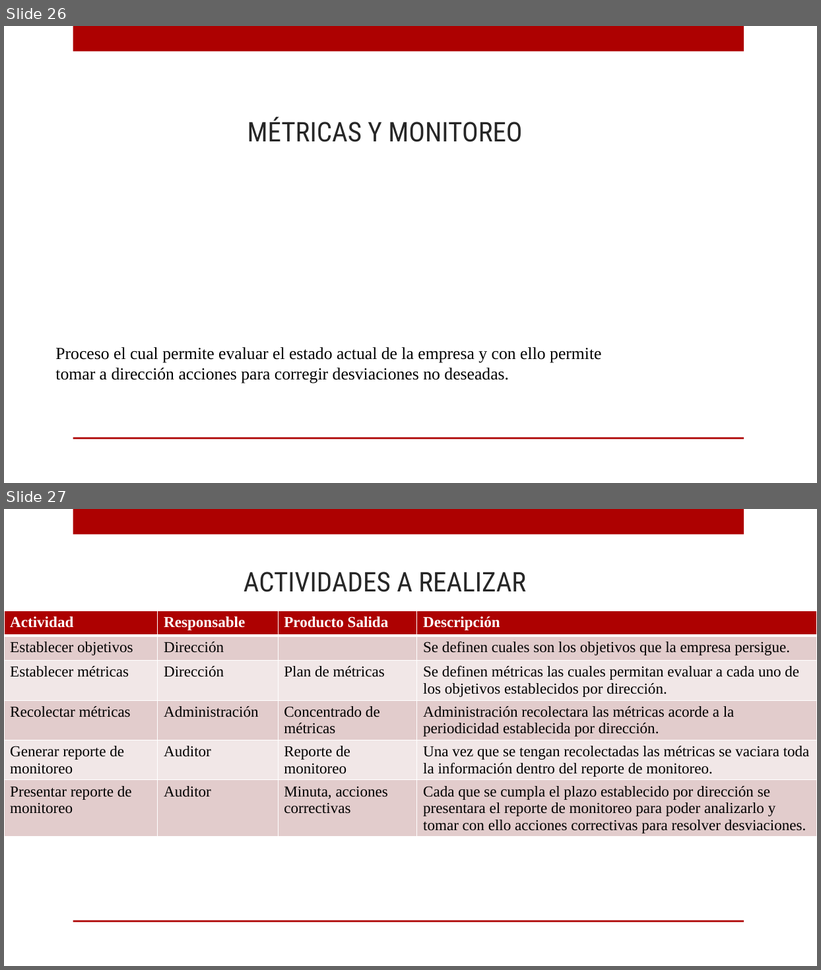
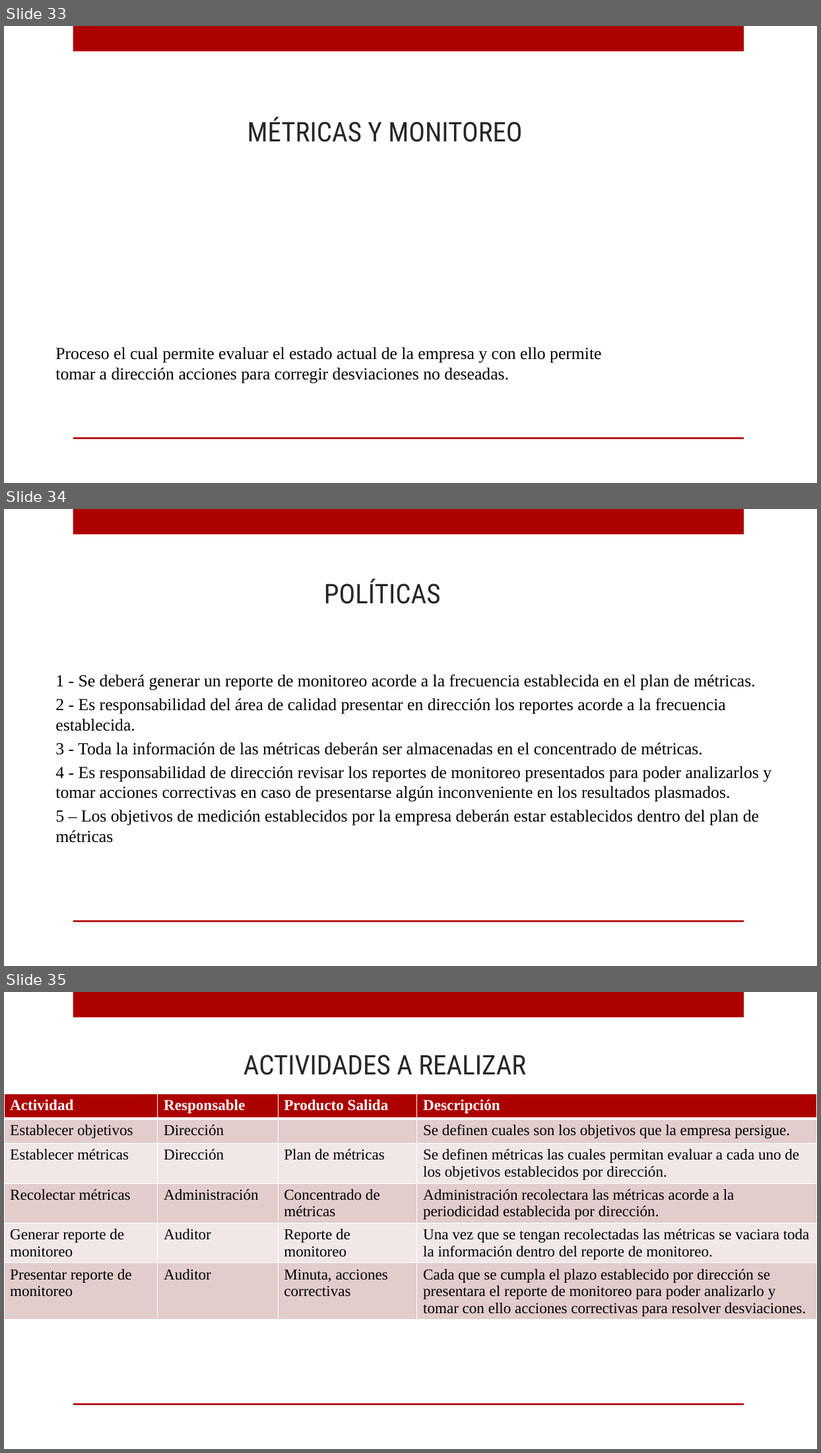
Before and after one commit to ricardo-novelasos/SOSQTP, a slide deck: capacitacion.pptx. Shown one above the other, each under a label of ours: slides 26 and 27 before the commit, slides 33, 34 and 35 after it. The pictures are 821x970 and 821x1453 pixels, drawn with LibreOffice and Linux fonts; fonts in the diff are those of the drawing; background and template pictures are left out. Boxes give left, top, right and bottom in pixels: in the first picture for what was removed or moved away, otherwise in the second. Text is boxed around its words. In the diff, an @@ line names an element or a change of style, - is before the commit and + after.

```diff
--- a/capacitacion.pptx
+++ b/capacitacion.pptx
@@ slide 34 added at <box>4,509,817,966</box>, background picture (left out); not listed: 2 template elements that a slide beside it also shows @@
@@ title added at <box>324,578,441,604</box>, 32 pt, text #262626 @@
+POLÍTICAS
@@ text added at <box>55,675,772,843</box>, 20 pt, text #000000 @@
+1 - Se deberá generar un reporte de monitoreo acorde a la frecuencia establecida en el plan de métricas.
+2 - Es responsabilidad del área de calidad presentar en dirección los reportes acorde a la frecuencia establecida.
+3 - Toda la información de las métricas deberán ser almacenadas en el concentrado de métricas.
+4 - Es responsabilidad de dirección revisar los reportes de monitoreo presentados para poder analizarlos y tomar acciones correctivas en caso de presentarse algún inconveniente en los resultados plasmados.
+5 – Los objetivos de medición establecidos por la empresa deberán estar establecidos dentro del plan de métricas
@@ what was slide 26 is now slide 33 @@
@@ what was slide 27 is now slide 35 @@
```
Also in this commit, not shown: 1 slide changed, 8 other slides added.
